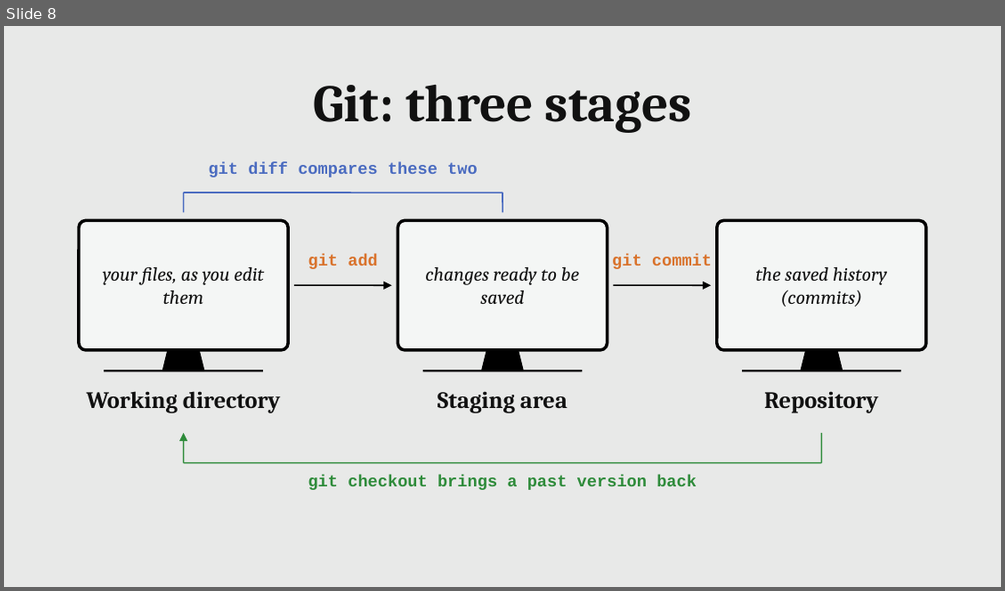
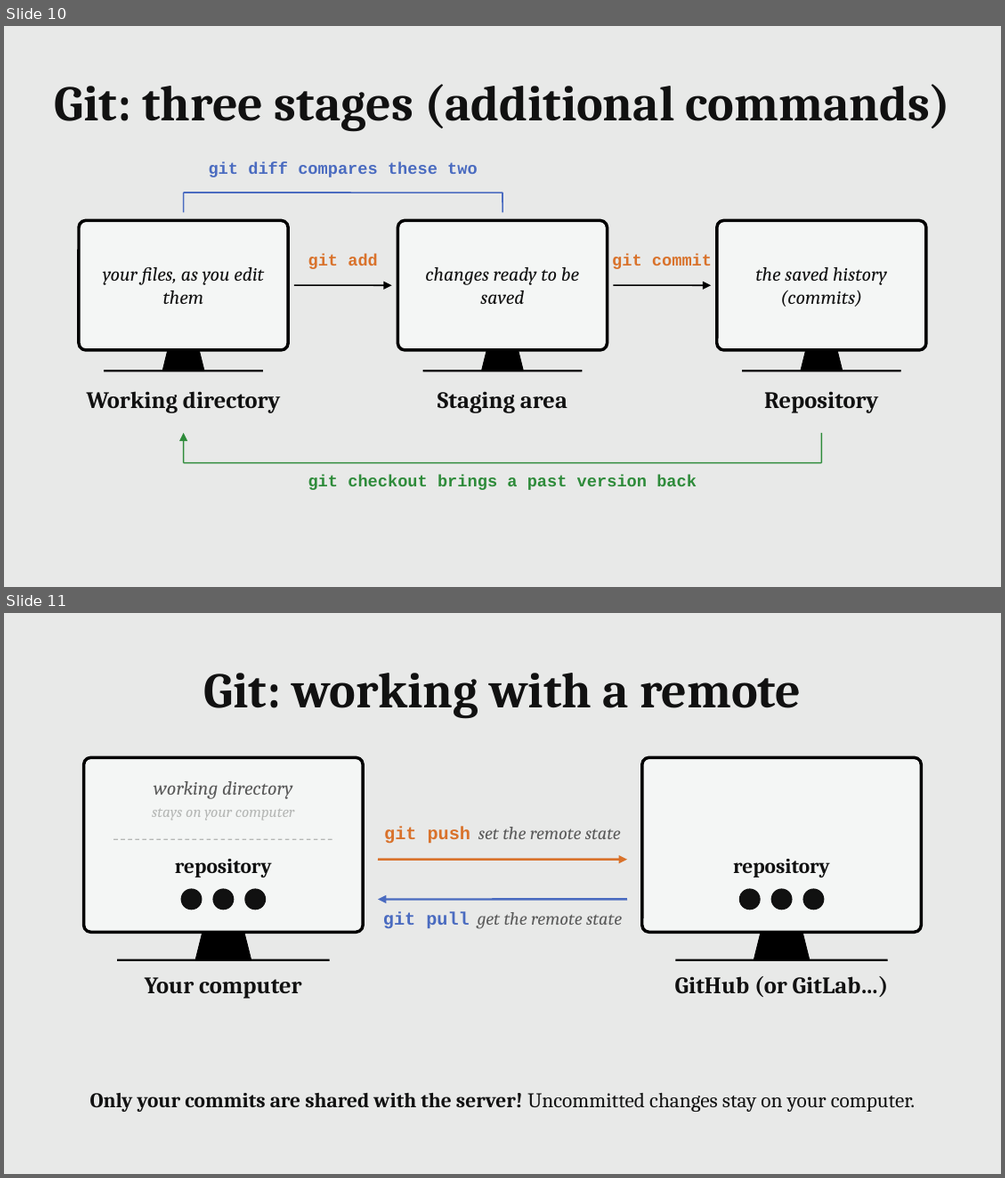
Before and after one commit to MaximeCaute/CogSupParis-Core-1, a slide deck: 2026-2027/S1/Session-01/Session_01_Course_introduction.odp. Shown one above the other, each under a label of ours: slide 8 before the commit, slides 10 and 11 after it. The pictures are 1005x591 and 1005x1178 pixels, drawn with LibreOffice and Linux fonts; fonts in the diff are those of the drawing. Boxes give left, top, right and bottom in pixels: in the first picture for what was removed or moved away, otherwise in the second. Text is boxed around its words. In the diff, an @@ line names an element or a change of style, - is before the commit and + after.

```diff
--- a/2026-2027/S1/Session-01/Session_01_Course_introduction.odp
+++ b/2026-2027/S1/Session-01/Session_01_Course_introduction.odp
@@ slide 11 added at [4,613,1001,1174], background #E8E9E8 @@
@@ text added at [204,673,801,719], 36 pt, text #111111, bold @@
+Git: working with a remote
@@ rounded rectangle added at [84,757,363,932], fill #F4F6F5, outline #000000 2.24 pt @@
@@ rounded rectangle added at [642,757,921,932], fill #F4F6F5, outline #000000 2.24 pt @@
@@ text added at [154,781,292,799], 14 pt, text #5A5A5A, italic @@
+working directory
@@ text added at [152,809,295,820], 11 pt, text #B5B7B5, italic @@
+stays on your computer
@@ text added at [384,826,621,844], 13 pt, text #5A5A5A, italic @@
+git push set the remote state
@@ line added from (113, 839) to (333, 839), #B5B7B5 0.74 pt dashed @@
@@ text added at [175,859,272,877], 15 pt, text #111111, bold @@
+repository
@@ arrow added from (378, 860) to (627, 860), #D9722B 1.5 pt @@
@@ text added at [733,859,830,877], 15 pt, text #111111, bold @@
+repository
@@ ellipse added at [181,889,202,909], fill #111111, outline #111111 0.99 pt @@
@@ ellipse added at [213,889,234,909], fill #111111, outline #111111 0.99 pt @@
@@ ellipse added at [245,889,265,909], fill #111111, outline #111111 0.99 pt @@
@@ arrow added from (627, 899) to (378, 899), #4A6BC0 1.5 pt @@
@@ ellipse added at [740,889,760,909], fill #111111, outline #111111 0.99 pt @@
@@ ellipse added at [771,889,792,909], fill #111111, outline #111111 0.99 pt @@
@@ ellipse added at [803,889,824,909], fill #111111, outline #111111 0.99 pt @@
@@ trapezoid added at [195,932,251,960], fill #000000, outline #000000 0.51 pt @@
@@ text added at [383,912,622,929], 13 pt, text #5A5A5A, italic @@
+git pull get the remote state
@@ trapezoid added at [753,932,809,960], fill #000000, outline #000000 0.51 pt @@
@@ line added from (118, 960) to (329, 960), #000000 1.5 pt @@
@@ text added at [145,977,302,998], 17 pt, text #111111, bold @@
+Your computer
@@ text added at [675,976,889,997], 17 pt, text #111111, bold @@
+GitHub (or GitLab…)
@@ line added from (676, 960) to (887, 960), #000000 1.5 pt @@
@@ text added at [90,1093,914,1111], 15 pt, text #111111, bold @@
+Only your commits are shared with the server! Uncommitted changes stay on your computer.
@@ what was slide 8 is now slide 10 @@
@@ slide 10 changed as well @@
@@ text at [55,84,950,132]: text changed; size 38 to 36 pt @@
-Git: three stages
+Git: three stages (additional commands)
```
Also in this commit, not shown: 6 other slides changed, 8 other slides added, 5 slides removed.
